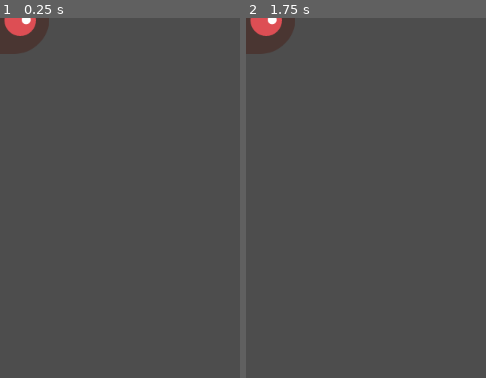
Above: before the commit, frames 1-2 (left to right).
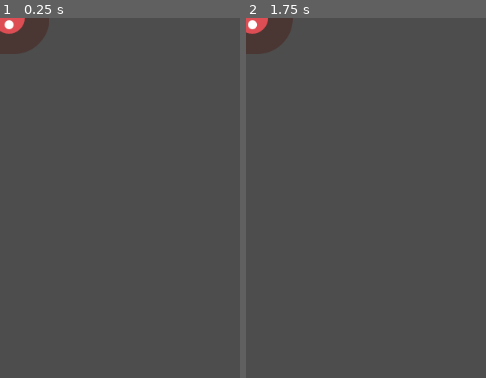
Above: after the commit, the same moments.

Repository: BenjaminLawrence/First2DGameGDScript
Game: Godot game, scene res://mob.tscn
Same seed, same stepped clock (60 frames per second), same inputs: the game is played once before the commit and once after it. The project has no main scene, so this scene is started directly.
Inputs:
- Up to frame 1 (0.25 s): no input
- Up to frame 2 (1.75 s): hold Right (move_right) 0.53-1.28 s; tap Enter at 1.25 s; hold Down (move_down) from 1.28 s (still down)
The pictures show only the part of the screen within x 0-50%, y 0-50%; the shares and areas given below are measured in that part.

The runs differ from the first frame. In frame 1, 0.5% of the frame differs, in the area x 0-15%, y 0-5%; in frame 2, 0.6%, in the area x 0-21%, y 0-9%.

Commit message:
Added script for animation and despawn

Diff:
--- /dev/null
+++ b/mob.gd
@@ -0,0 +1,16 @@
+extends RigidBody2D
+
+
+# Called when the node enters the scene tree for the first time.
+func _ready():
+	var mob_types = $AnimatedSprite2D.sprite_frames.get_animation_names()
+	$AnimatedSprite2D.play(mob_types[randi() % mob_types.size()])
+
+
+# Called every frame. 'delta' is the elapsed time since the previous frame.
+func _process(delta):
+	pass
+
+
+func _on_visible_on_screen_notifier_2d_screen_exited():
+	queue_free()
--- a/mob.tscn
+++ b/mob.tscn
@@ -1,5 +1,6 @@
-[gd_scene load_steps=9 format=3 uid="uid://d36eoo35u0qy0"]
+[gd_scene load_steps=10 format=3 uid="uid://d36eoo35u0qy0"]
 
+[ext_resource type="Script" path="res://mob.gd" id="1_lwfen"]
 [ext_resource type="Texture2D" uid="uid://ci85c3djvwedw" path="res://art/enemyFlyingAlt_1.png" id="1_ydb3t"]
 [ext_resource type="Texture2D" uid="uid://bkeukphwdu1xg" path="res://art/enemyFlyingAlt_2.png" id="2_6ho0g"]
 [ext_resource type="Texture2D" uid="uid://dj2kbn6mvnihb" path="res://art/enemySwimming_1.png" id="3_b3ixa"]
@@ -50,16 +51,19 @@
 [node name="Mob" type="RigidBody2D"]
 collision_mask = 0
 gravity_scale = 0.0
+script = ExtResource("1_lwfen")
 metadata/_edit_group_ = true
 
 [node name="AnimatedSprite2D" type="AnimatedSprite2D" parent="."]
 scale = Vector2(0.75, 0.75)
 sprite_frames = SubResource("SpriteFrames_2vn7e")
 animation = &"swim"
-frame_progress = 0.62611
+frame_progress = 0.683435
 
 [node name="CollisionShape2D" type="CollisionShape2D" parent="."]
 rotation = 1.5708
 shape = SubResource("CapsuleShape2D_rpk44")
 
 [node name="VisibleOnScreenNotifier2D" type="VisibleOnScreenNotifier2D" parent="."]
+
+[connection signal="screen_exited" from="VisibleOnScreenNotifier2D" to="." method="_on_visible_on_screen_notifier_2d_screen_exited"]
